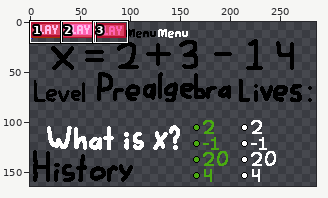
A pixel-art file gets an edit: ui/ui_sheet.aseprite. The first picture is a wide view before the edit; the outline marks the close-up.
Close-up. Before the edit:
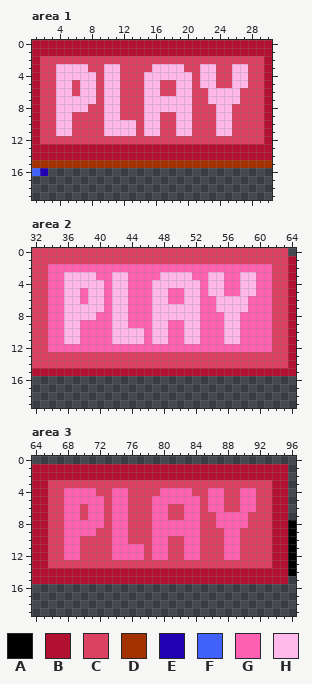
320x180 pixels, 1 frame. Shown: area 1: x 1..30, y 0..19; area 2: x 32..64, y 0..19; area 3: x 64..96, y 0..19. The wide view leaves out empty margins. The commit also changed other parts of the picture, which this record leaves out.
Visible layers, top first: "Layer 2", "Layer 1".
Palette (. is transparent): A #000000  B #b21030  C #db4161  D #a23000  E #2000b2  F #4161fb  G #ff61b2  H #ffbaeb
Pixels before, area 1, first column x 1:
 0 BBBBBBBBBBBBBBBBBBBBBBBBBBBBBB
 1 BBBBBBBBBBBBBBBBBBBBBBBBBBBBBB
 2 BCCCCCCCCCCCCCCCCCCCCCCCCCCCCB
 3 BCCHHHHCCHHCCCCHHHHCCHHCCHHCCB
 4 BCCHHHHHCHHCCCHHHHHHCHHCCHHCCB
 5 BCCHHCHHCHHCCCHHCCHHCHHCCHHCCB
 6 BCCHHCHHCHHCCCHHCCHHCCHHHHCCCB
 7 BCCHHHHHCHHCCCHHHHHHCCHHHHCCCB
 8 BCCHHHHCCHHCCCHHHHHHCCCHHCCCCB
 9 BCCHHCCCCHHCCCHHCCHHCCCHHCCCCB
10 BCCHHCCCCHHHHCHHCCHHCCCHHCCCCB
11 BCCHHCCCCHHHHCHHCCHHCCCHHCCCCB
12 BCCCCCCCCCCCCCCCCCCCCCCCCCCCCB
13 BBBBBBBBBBBBBBBBBBBBBBBBBBBBBB
14 BBBBBBBBBBBBBBBBBBBBBBBBBBBBBB
15 DDDDDDDDDDDDDDDDDDDDDDDDDDDDDD
16 FE............................
Pixels before, area 2, first column x 32:
 0 CCCCCCCCCCCCCCCCCCCCCCCCCCCCCCCC.
 1 CCCCCCCCCCCCCCCCCCCCCCCCCCCCCCCCB
 2 CCGGGGGGGGGGGGGGGGGGGGGGGGGGGGCCB
 3 CCGGHHHHGGHHGGGGHHHHGGHHGGHHGGCCB
 4 CCGGHHHHHGHHGGGHHHHHHGHHGGHHGGCCB
 5 CCGGHHGHHGHHGGGHHGGHHGHHGGHHGGCCB
 6 CCGGHHGHHGHHGGGHHGGHHGGHHHHGGGCCB
 7 CCGGHHHHHGHHGGGHHHHHHGGHHHHGGGCCB
 8 CCGGHHHHGGHHGGGHHHHHHGGGHHGGGGCCB
 9 CCGGHHGGGGHHGGGHHGGHHGGGHHGGGGCCB
10 CCGGHHGGGGHHHHGHHGGHHGGGHHGGGGCCB
11 CCGGHHGGGGHHHHGHHGGHHGGGHHGGGGCCB
12 CCGGGGGGGGGGGGGGGGGGGGGGGGGGGGCCB
13 CCCCCCCCCCCCCCCCCCCCCCCCCCCCCCCCB
14 CCCCCCCCCCCCCCCCCCCCCCCCCCCCCCCCB
15 BBBBBBBBBBBBBBBBBBBBBBBBBBBBBBBBB
Pixels before, area 3, first column x 64:
 1 BBBBBBBBBBBBBBBBBBBBBBBBBBBBBBBB.
 2 BBBBBBBBBBBBBBBBBBBBBBBBBBBBBBBB.
 3 BBCCCCCCCCCCCCCCCCCCCCCCCCCCCCBB.
 4 BBCCGGGGCCGGCCCCGGGGCCGGCCGGCCBB.
 5 BBCCGGGGGCGGCCCGGGGGGCGGCCGGCCBB.
 6 BBCCGGCGGCGGCCCGGCCGGCGGCCGGCCBB.
 7 BBCCGGCGGCGGCCCGGCCGGCCGGGGCCCBB.
 8 BBCCGGGGGCGGCCCGGGGGGCCGGGGCCCBBA
 9 BBCCGGGGCCGGCCCGGGGGGCCCGGCCCCBBA
10 BBCCGGCCCCGGCCCGGCCGGCCCGGCCCCBBA
11 BBCCGGCCCCGGGGCGGCCGGCCCGGCCCCBBA
12 BBCCGGCCCCGGGGCGGCCGGCCCGGCCCCBBA
13 BBCCCCCCCCCCCCCCCCCCCCCCCCCCCCBBA
14 BBBBBBBBBBBBBBBBBBBBBBBBBBBBBBBBA
15 BBBBBBBBBBBBBBBBBBBBBBBBBBBBBBBB.
And afterwards:
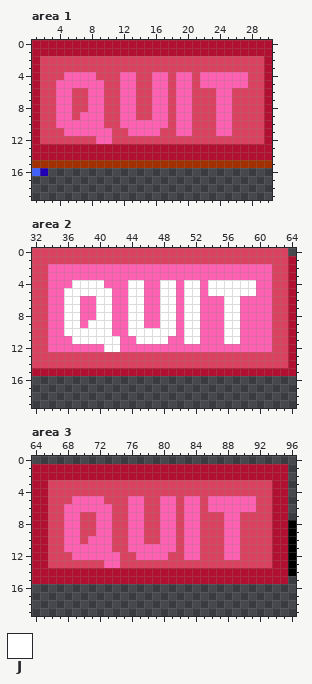
Colours new in this view: J #ffffff
Diff:
Area 1, layer "Layer 2":
y 3: x 4..7 HHHH -> CCCC; x 10..11 HH -> CC; x 16..19 HHHH -> CCCC; x 22..23 HH -> CC; x 26..27 HH -> CC
y 4: x 4..8 HHHHH -> CGGGG; x 10..13 HHCC -> CCGG; x 15..20 HHHHHH -> CGGCGG; x 22..27 HHCCHH -> GGGGGG
y 5: x 4..13 HHCHHCHHCC -> GGGGGGCCGG; x 15..17 HHC -> CGG; x 19..20 HH -> GG; x 22..27 HHCCHH -> GGGGGG
y 6: x 4..5 HH -> GG; x 7..13 HHCHHCC -> CGGCCGG; x 15..17 HHC -> CGG; x 19..20 HH -> GG; x 23..26 HHHH -> CGGC
y 7: x 4..13 HHHHHCHHCC -> GGCCGGCCGG; x 15..20 HHHHHH -> CGGCGG; x 23..26 HHHH -> CGGC
y 8: x 4..13 HHHHCCHHCC -> GGCCGGCCGG; x 15..20 HHHHHH -> CGGCGG; x 24..25 HH -> GG
y 9: x 4..5 HH -> GG; x 7..13 CCCHHCC -> GGGCCGG; x 15..17 HHC -> CGG; x 19..20 HH -> GG; x 24..25 HH -> GG
y 10: x 4..17 HHCCCCHHHHCHHC -> GGGGGGCCGGGGGG; x 19..20 HH -> GG; x 24..25 HH -> GG
y 11: x 4..16 HHCCCCHHHHCHH -> CGGGGGGCCGGGG; x 19..20 HH -> GG; x 24..25 HH -> GG
y 12: x 9..10 CC -> GG
Area 2, layer "Layer 2":
y 3: x 36..39 HHHH -> GGGG; x 42..43 HH -> GG; x 48..51 HHHH -> GGGG; x 54..55 HH -> GG; x 58..59 HH -> GG
y 4: x 36..40 HHHHH -> GJJJJ; x 42..45 HHGG -> GGJJ; x 47..52 HHHHHH -> GJJGJJ; x 54..59 HHGGHH -> JJJJJJ
y 5: x 36..45 HHGHHGHHGG -> JJJJJJGGJJ; x 47..49 HHG -> GJJ; x 51..52 HH -> JJ; x 54..59 HHGGHH -> JJJJJJ
y 6: x 36..37 HH -> JJ; x 39..45 HHGHHGG -> GJJGGJJ; x 47..49 HHG -> GJJ; x 51..52 HH -> JJ; x 55..58 HHHH -> GJJG
y 7: x 36..45 HHHHHGHHGG -> JJGGJJGGJJ; x 47..52 HHHHHH -> GJJGJJ; x 55..58 HHHH -> GJJG
y 8: x 36..45 HHHHGGHHGG -> JJGGJJGGJJ; x 47..52 HHHHHH -> GJJGJJ; x 56..57 HH -> JJ
y 9: x 36..37 HH -> JJ; x 39..45 GGGHHGG -> JJJGGJJ; x 47..49 HHG -> GJJ; x 51..52 HH -> JJ; x 56..57 HH -> JJ
y 10: x 36..49 HHGGGGHHHHGHHG -> JJJJJJGGJJJJJJ; x 51..52 HH -> JJ; x 56..57 HH -> JJ
y 11: x 36..48 HHGGGGHHHHGHH -> GJJJJJJGGJJJJ; x 51..52 HH -> JJ; x 56..57 HH -> JJ
y 12: x 41..42 GG -> JJ
Area 3, layer "Layer 2":
y 4: x 68..71 GGGG -> CCCC; x 74..75 GG -> CC; x 80..83 GGGG -> CCCC; x 86..87 GG -> CC; x 90..91 GG -> CC
y 5: x 68 G -> C; x 74..77 GGCC -> CCGG; x 79 G -> C; x 82 G -> C; x 88..89 CC -> GG
y 6: x 70 C -> G; x 73..77 CGGCC -> GCCGG; x 79 G -> C; x 81 C -> G; x 88..89 CC -> GG
y 7: x 71 G -> C; x 73..77 CGGCC -> GCCGG; x 79 G -> C; x 81 C -> G; x 87 G -> C; x 90 G -> C
y 8: x 70..71 GG -> CC; x 73..77 CGGCC -> GCCGG; x 79 G -> C; x 82 G -> C; x 87 G -> C; x 90 G -> C
y 9: x 70..77 GGCCGGCC -> CCGGCCGG; x 79 G -> C; x 82 G -> C
y 10: x 71..77 CCCGGCC -> GGGCCGG; x 79 G -> C; x 81 C -> G
y 11: x 70..75 CCCCGG -> GGGGCC; x 78 C -> G; x 81 C -> G
y 12: x 68 G -> C; x 70..73 CCCC -> GGGG; x 75..76 GG -> CC; x 78 C -> G
y 13: x 73..74 CC -> GG
